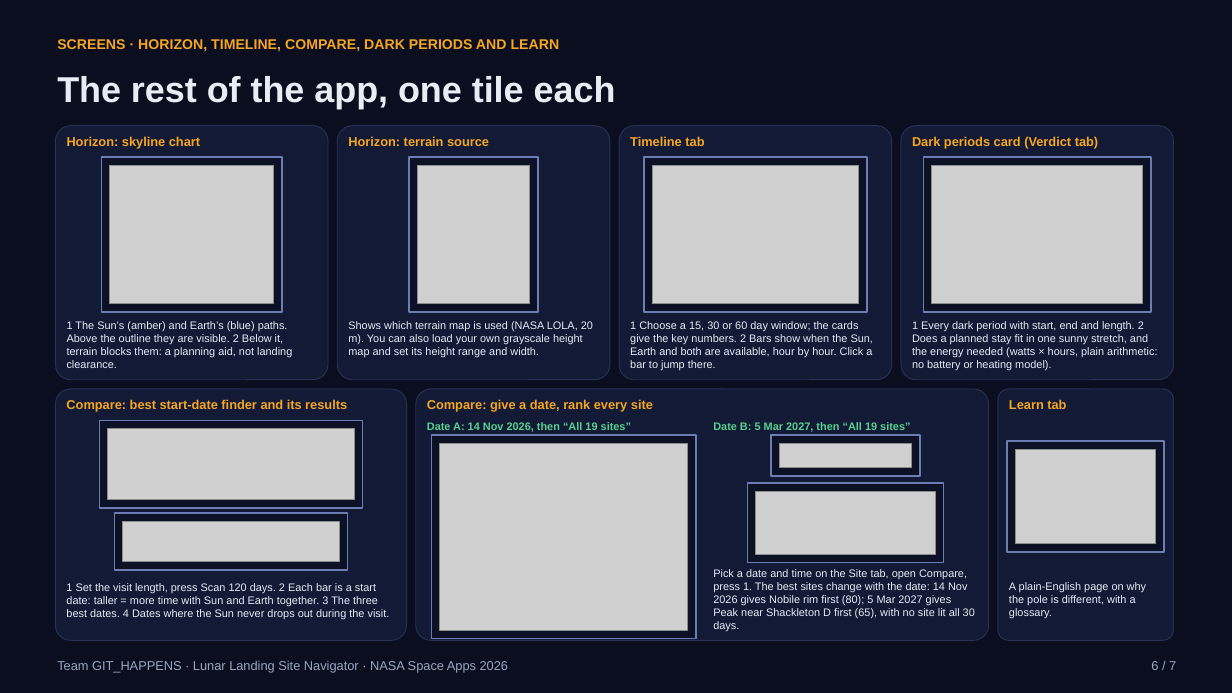
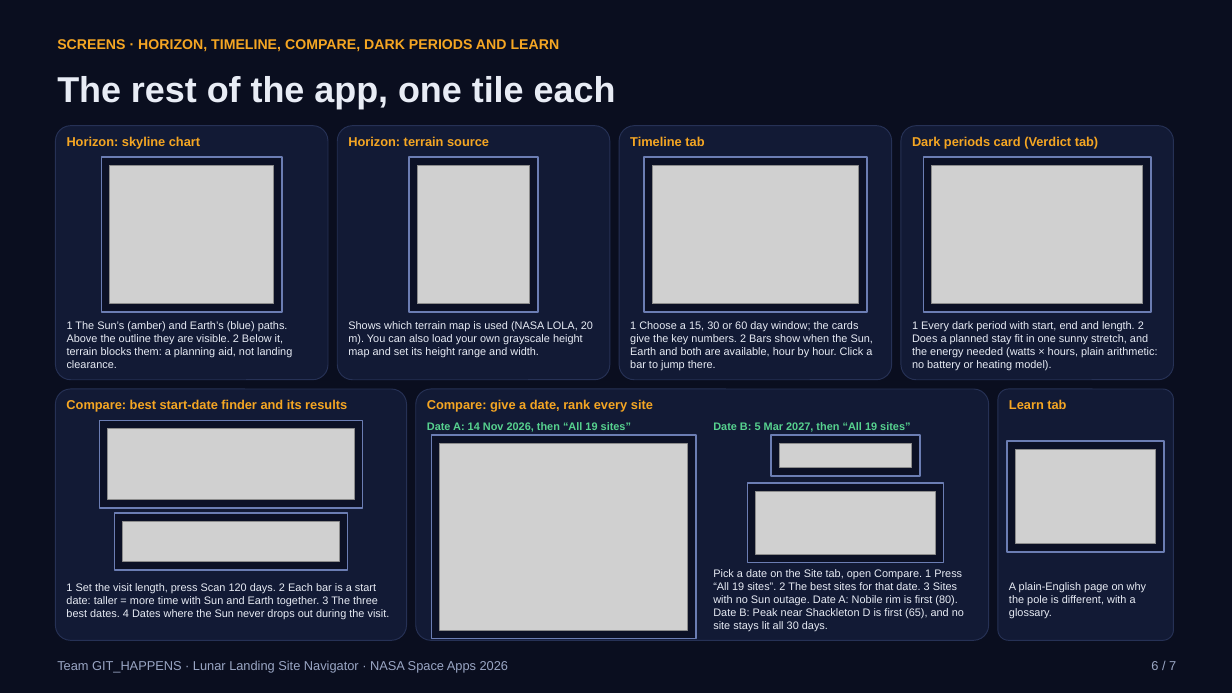
Before and after one commit to Amitrajeetpaul/lunar-landing-site-navigator, a slide deck: slide 6 of docs/GIT_7_SLIDE_PPT.pptx. Drawn at 1232x693 pixels with LibreOffice and Linux fonts; fonts in the diff are those of the drawing; grey boxes stand for pictures. Boxes give left, top, right and bottom in pixels: in the first picture for what was removed or moved away, otherwise in the second. Text is boxed around its words. In the diff, an @@ line names an element or a change of style, - is before the commit and + after.

Commit message:
Demo deck slide 6: explain compare markers 1-3 in the caption

```diff
--- a/docs/GIT_7_SLIDE_PPT.pptx
+++ b/docs/GIT_7_SLIDE_PPT.pptx
@@ text at bbox=[713, 569, 964, 632]: text changed @@
-Pick a date and time on the Site tab, open Compare, press 1. The best sites change with the date: 14 Nov 2026 gives Nobile rim first (80); 5 Mar 2027 gives Peak near Shackleton D first (65), with no site lit all 30 days.
+Pick a date on the Site tab, open Compare. 1 Press “All 19 sites”. 2 The best sites for that date. 3 Sites with no Sun outage. Date A: Nobile rim is first (80). Date B: Peak near Shackleton D is first (65), and no site stays lit all 30 days.
```
Also in this commit, not shown: 1 other file.
